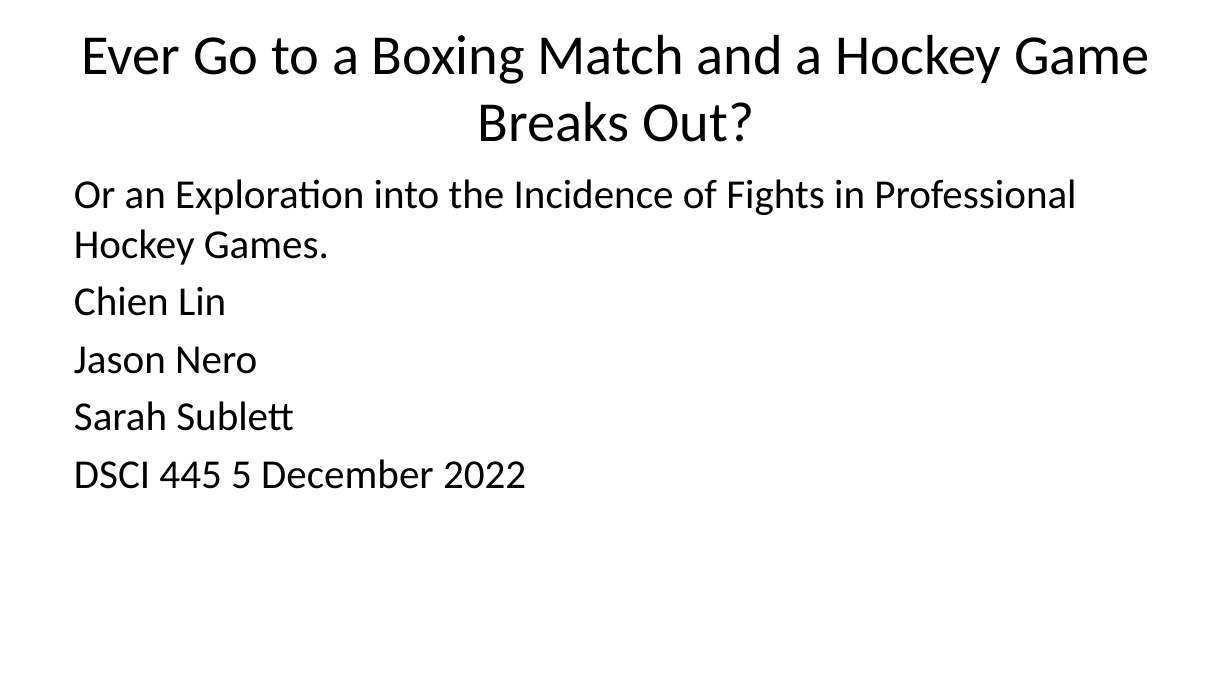
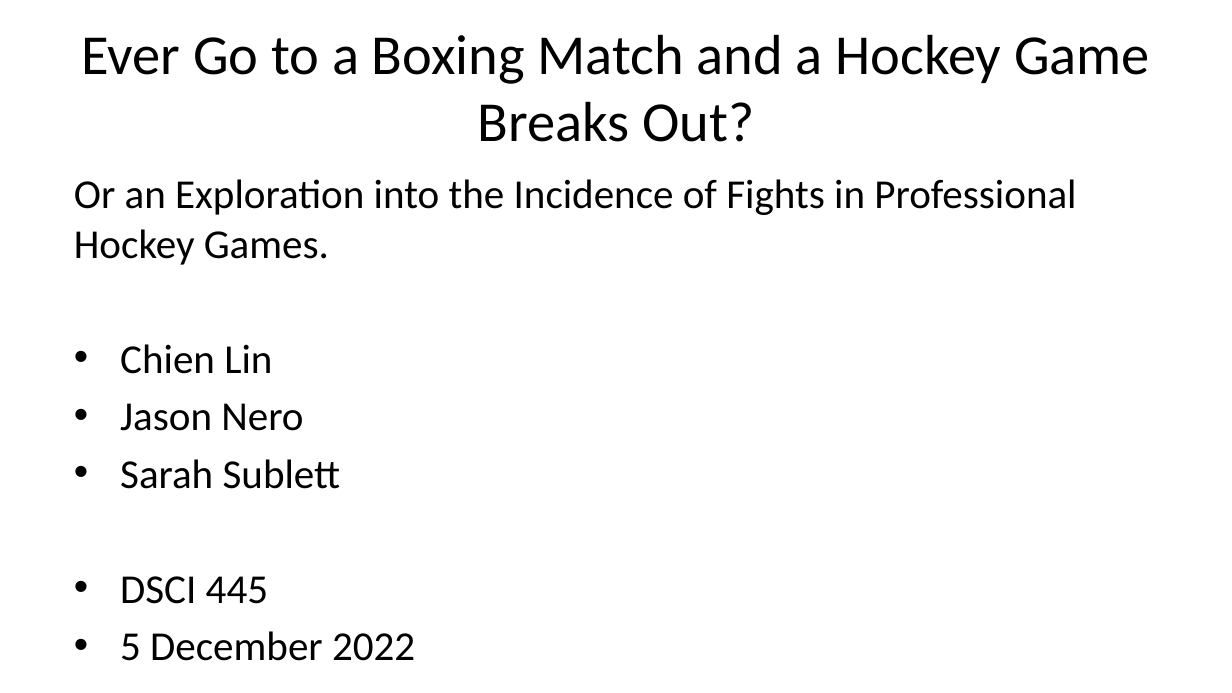
Before and after one commit to jason-nero/project-1, a slide deck: slide 2 of TermProject_Presentationv3.pptx. Drawn at 1232x693 pixels with LibreOffice and Linux fonts; fonts in the diff are those of the drawing. Boxes give left, top, right and bottom in pixels: in the first picture for what was removed or moved away, otherwise in the second. Text is boxed around its words. In the diff, an @@ line names an element or a change of style, - is before the commit and + after.

```diff
--- a/TermProject_Presentationv3.pptx
+++ b/TermProject_Presentationv3.pptx
@@ text at <box>120,344,341,489</box>: bullet none to • @@
@@ text at <box>120,576,415,661</box>: text changed @@
-DSCI 445 5 December 2022
+• DSCI 445
+• 5 December 2022
```
Also in this commit, not shown: 6 other slides changed, 2 slides added, 2 slides removed, 1 other file.
